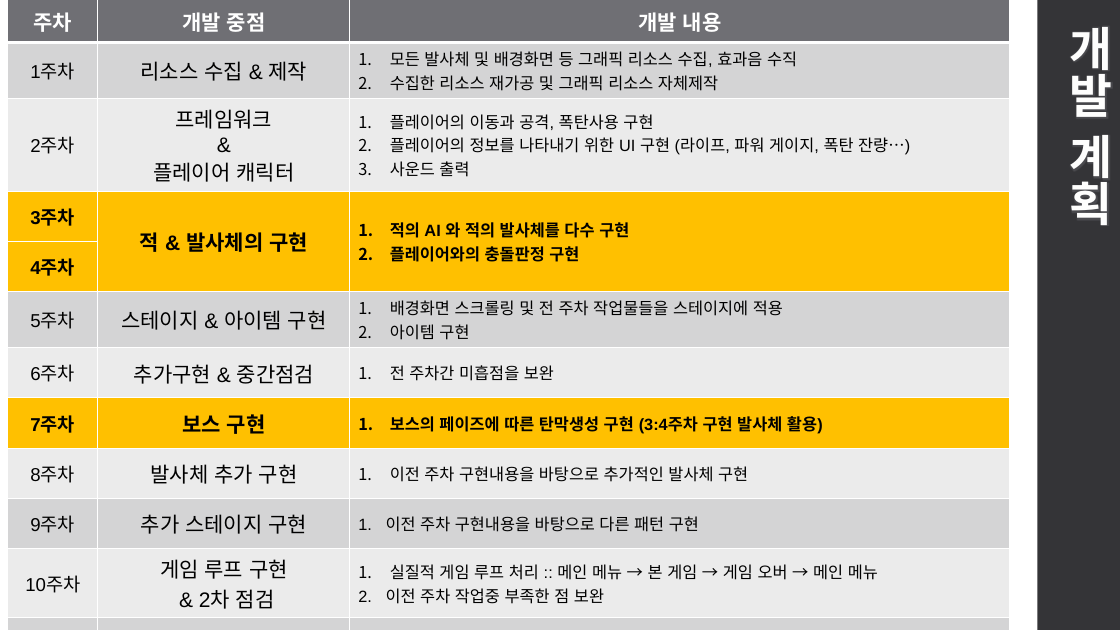
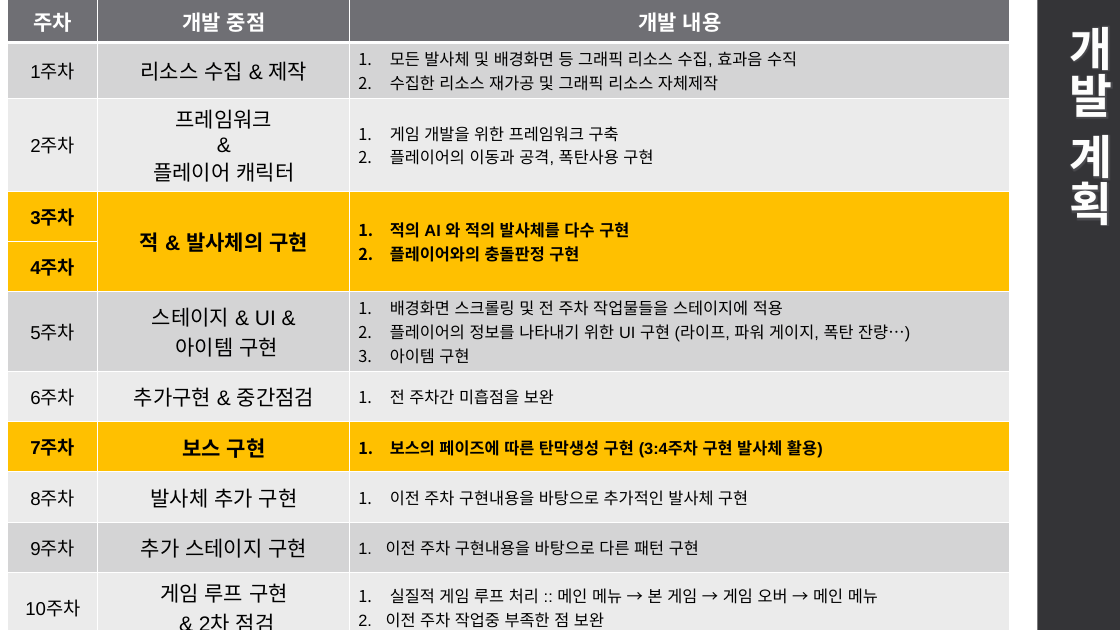
Before and after one commit to relasers/2D_GameProgramming-Python, a slide deck: slide 10 of Slides/[2013182010 김병진]2DGP – 1차 발표.pptx. Drawn at 1120x630 pixels with LibreOffice and Linux fonts; fonts in the diff are those of the drawing. Boxes give left, top, right and bottom in pixels: in the first picture for what was removed or moved away, otherwise in the second. Text is boxed around its words. In the diff, an @@ line names an element or a change of style, - is before the commit and + after.

Commit message:
ReUpload

```diff
--- a/Slides/[2013182010 김병진]2DGP – 1차 발표.pptx
+++ b/Slides/[2013182010 김병진]2DGP – 1차 발표.pptx
@@ table at <box>8,0,1010,630</box> @@
-row 3, column 3: 플레이어의 이동과 공격, 폭탄사용 구현 / 플레이어의 정보를 나타내기 위한 UI 구현 (라이프, 파워 게이지, 폭탄 잔량…) / 사운드 출력
+row 3, column 3: 게임 개발을 위한 프레임워크 구축 / 플레이어의 이동과 공격, 폭탄사용 구현
-row 6, column 2: 스테이지 & 아이템 구현
+row 6, column 2: 스테이지 & UI & / 아이템 구현
-row 6, column 3: 배경화면 스크롤링 및 전 주차 작업물들을 스테이지에 적용 / 아이템 구현
+row 6, column 3: 배경화면 스크롤링 및 전 주차 작업물들을 스테이지에 적용 / 플레이어의 정보를 나타내기 위한 UI 구현 (라이프, 파워 게이지, 폭탄 잔량…) / 아이템 구현
```
